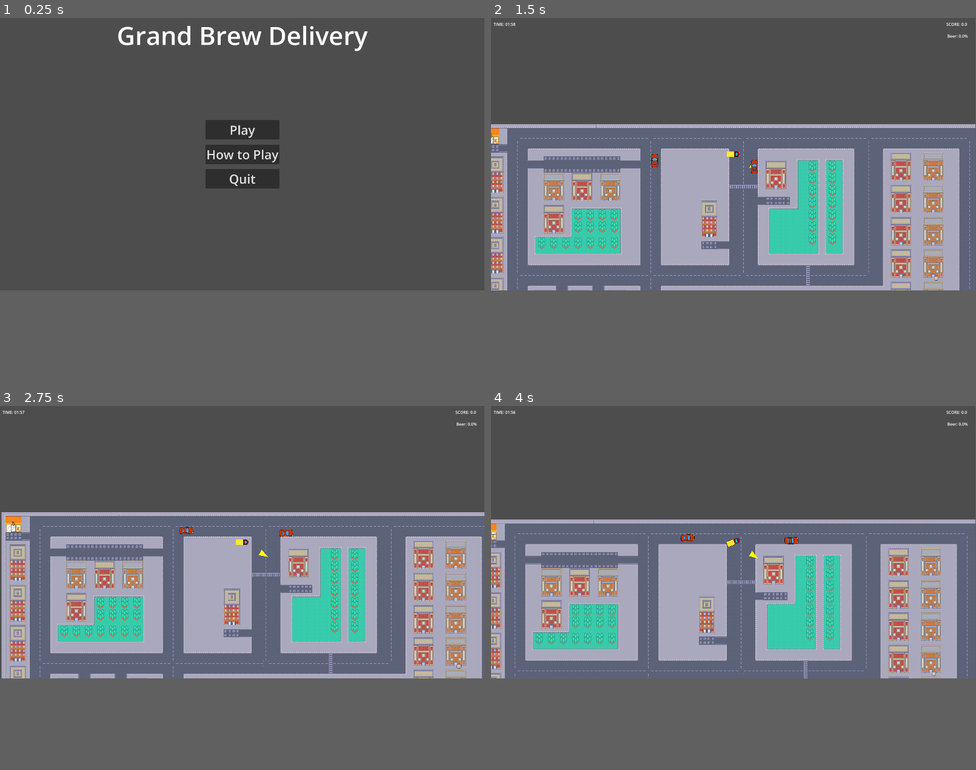
Above: before the commit, frames 1-4 (two rows, left to right).
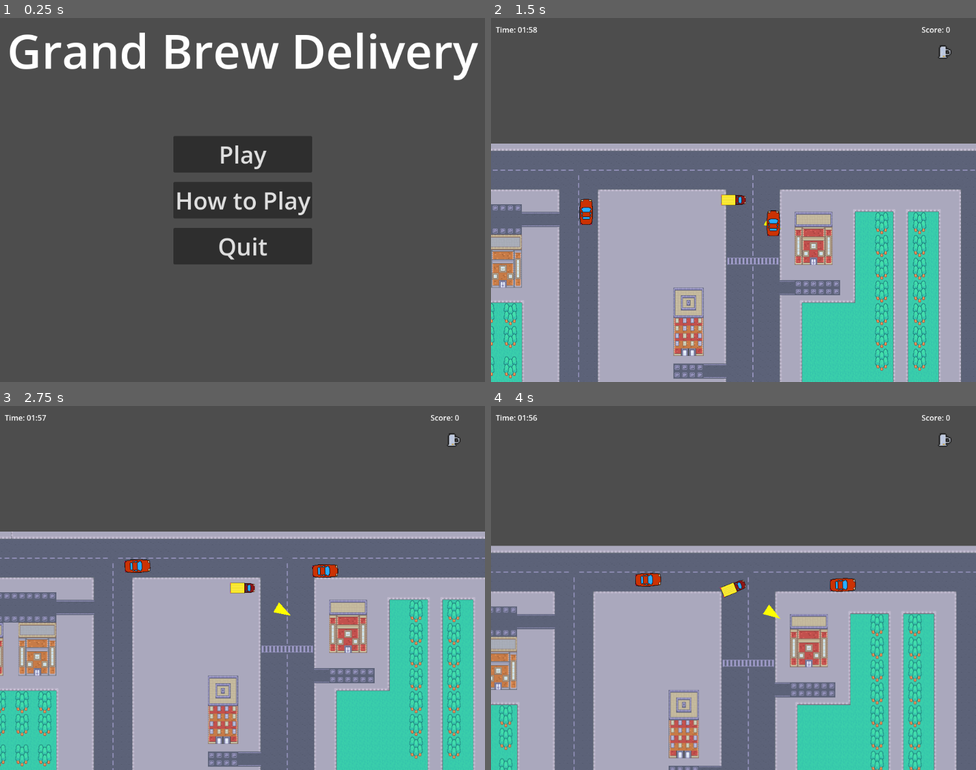
Above: after the commit, the same moments.

Repository: BastianTnd/grand-brew-delivery
Game: Godot game, scene res://Game/MainMenu/main_menu.tscn
Same seed, same stepped clock (60 frames per second), same inputs: the game is played once before the commit and once after it.
Inputs:
- Up to frame 1 (0.25 s): no input
- Up to frame 2 (1.5 s): click "Play" at 0.5 s; hold Right (ui_right) from 1.28 s (still down)
- Up to frame 3 (2.75 s): release Right (ui_right) at 2.03 s; hold Down (ui_down) from 2.03 s (still down)
- Up to frame 4 (4 s): release Down (ui_down) at 2.78 s; hold Right (ui_right) 2.78-3.53 s; hold Up (ui_up) from 3.53 s (still down)
The window is 799x449 before the commit and 800x600 after it. Grey fills any space a smaller window leaves; there, only what the larger window draws over its background counts as a difference.

The runs differ from the first frame. In frame 1, 13% of the frame differs, in the area x 2-99%, y 2-68%; in frame 2, 47%; in frame 3, 48%, in the area x 0-100%, y 0-100%; in frame 4, 45%.

Commit message:
- Added Beer-Icons to HUD - Fixed hud digits

Diff:
--- a/godot_project/Game/HUD/hud.gd
+++ b/godot_project/Game/HUD/hud.gd
@@ -1,12 +1,34 @@
 extends CanvasLayer
 
-@onready var time_label = $MarginContainerTime/TimeLabel
-@onready var score_label = $MarginContainerScore/ScoreLabel
+var score_label: Label
+var time_label: Label
+
+func _ready():
+	score_label = find_child("ScoreLabel", true, false) as Label
+	time_label = find_child("TimeLabel", true, false) as Label
+
+	if score_label == null:
+		print("WARNING: ScoreLabel not found!")
+	if time_label == null:
+		print("WARNING: TimeLabel not found!")
 
 func _process(_delta):
-	if ScoreManager:
-		var total_secs = int(ScoreManager.time_left)
-		var mins = total_secs / 60
-		var secs = total_secs % 60
-		time_label.text = "TIME: %02d:%02d" % [mins, secs]
-		score_label.text = "SCORE: " + str(round(ScoreManager.total_points))
+	update_display()
+
+func update_display():
+	# --- SCORE UPDATE ---
+	if score_label:
+		var current_score = ScoreManager.total_points
+		score_label.text = "Score: " + str(int(round(current_score)))
+
+	# --- TIMER UPDATE ---
+	if time_label:
+		var time_left = ScoreManager.time_left
+
+		if time_left < 0:
+			time_left = 0
+
+		var minutes = int(time_left / 60)
+		var seconds = int(fmod(time_left, 60))
+
+		time_label.text = "Time: %02d:%02d" % [minutes, seconds]
--- a/godot_project/Game/HUD/hud.tscn
+++ b/godot_project/Game/HUD/hud.tscn
@@ -1,6 +1,34 @@
 [gd_scene format=3 uid="uid://di2uirwf3eamg"]
 
 [ext_resource type="Script" uid="uid://bmrg6ie3ty0l6" path="res://Game/HUD/hud.gd" id="1_cinpd"]
+[ext_resource type="Texture2D" uid="uid://cec2h5dknjaqm" path="res://Game/Beer.png" id="2_on8bi"]
+[ext_resource type="Texture2D" uid="uid://dwmnk6nf2dmmc" path="res://Game/Beer_2.png" id="3_v1bms"]
+[ext_resource type="Texture2D" uid="uid://d3x11txj1p8x0" path="res://Game/Beer_3.png" id="4_e1s58"]
+[ext_resource type="Texture2D" uid="uid://ddog8xig25yvq" path="res://Game/Beer_4.png" id="5_1yp8c"]
+[ext_resource type="Texture2D" uid="uid://8kvqkjuvca8g" path="res://Game/Beer_5.png" id="6_b6lo0"]
+
+[sub_resource type="SpriteFrames" id="SpriteFrames_v1bms"]
+animations = [{
+"frames": [{
+"duration": 1.0,
+"texture": ExtResource("6_b6lo0")
+}, {
+"duration": 1.0,
+"texture": ExtResource("5_1yp8c")
+}, {
+"duration": 1.0,
+"texture": ExtResource("4_e1s58")
+}, {
+"duration": 1.0,
+"texture": ExtResource("3_v1bms")
+}, {
+"duration": 1.0,
+"texture": ExtResource("2_on8bi")
+}],
+"loop": false,
+"name": &"default",
+"speed": 5.0
+}]
 
 [node name="HUD" type="CanvasLayer" unique_id=2140511235 groups=["hud"]]
 script = ExtResource("1_cinpd")
@@ -39,6 +67,7 @@
 theme_override_constants/margin_top = 60
 theme_override_constants/margin_right = 30
 
-[node name="BeerLabel" type="Label" parent="MarginContainer" unique_id=1247891700]
-layout_mode = 2
-text = "Beer: 0%"
+[node name="BeerVisual" type="AnimatedSprite2D" parent="MarginContainer" unique_id=1737324907]
+position = Vector2(0, 70)
+scale = Vector2(2, 2)
+sprite_frames = SubResource("SpriteFrames_v1bms")
--- a/godot_project/Player/player.gd
+++ b/godot_project/Player/player.gd
@@ -5,20 +5,22 @@
 
 # --- Physics & Driving Behavior ---
 @export var engine_power = 1200.0
-@export var max_speed = 800.0         # Adjusted from 1500 for better playability
+@export var max_speed = 800.0
 @export var friction = 0.96
 @export var steering_angle = 30.0
 @export var normal_traction = 0.10
 
 # --- Beer Mechanics ---
 @export var max_beer = 100.0
+@export var unload_speed = 40.0
 var beer_level = 0.0
 var is_refilling = false
+var is_unloading = false
 var crash_cooldown = 0.0
 var has_filled_this_round = false
 
 # --- UI Reference ---
-var beer_label: Label
+var beer_visual: AnimatedSprite2D
 
 # --- Arrow Display ---
 @export var arrow_distance = 100.0
@@ -30,9 +32,9 @@
 
 	var hud_node = get_tree().get_first_node_in_group("hud")
 	if hud_node:
-		beer_label = hud_node.find_child("BeerLabel", true) as Label
+		beer_visual = hud_node.find_child("BeerVisual", true) as AnimatedSprite2D
 	else:
-		print("WARNING: 'hud' group not found! Check Node -> Groups in the Editor.")
+		print("WARNING: 'hud' group not found!")
 
 	beer_level_changed.connect(_on_beer_level_changed)
 	_on_beer_level_changed(beer_level)
@@ -40,7 +42,7 @@
 func _draw():
 	var target_pos = _get_current_target_position()
 
-	if target_pos != Vector2.ZERO and not is_refilling:
+	if target_pos != Vector2.ZERO and not (is_refilling or is_unloading):
 		var direction = global_position.direction_to(target_pos)
 		var angle = direction.angle() - global_rotation
 		var arrow_center = Vector2(arrow_distance, 0).rotated(angle)
@@ -55,28 +57,28 @@
 	if crash_cooldown > 0:
 		crash_cooldown -= delta
 
+	if is_unloading:
+		process_unloading(delta)
+
 	var move_input = Input.get_axis("ui_down", "ui_up")
 	var turn = Input.get_axis("ui_left", "ui_right")
 
-	# Handle stopping during refill/unload
-	if is_refilling:
+	# Car stands still while refilling or unloading
+	if is_refilling or is_unloading:
 		velocity = velocity.move_toward(Vector2.ZERO, 600 * delta)
 		move_input = 0
 		turn = 0
 
-	# --- Reverse Speed Logic ---
 	var current_power = engine_power
 	if move_input < 0:
 		current_power = engine_power * 0.3
 
-	# Acceleration
 	if move_input != 0:
 		var target_vel = transform.x * move_input * current_power
 		velocity = velocity.move_toward(target_vel, current_power * delta)
 	else:
 		velocity = velocity.move_toward(Vector2.ZERO, 300 * delta)
 
-	# Friction and Handling
 	velocity *= friction
 	var speed = velocity.length()
 	var is_forward = velocity.dot(transform.x) > 0
@@ -87,11 +89,9 @@
 		velocity = velocity.lerp(target_steering, normal_traction)
 		rotation = lerp_angle(rotation, velocity.angle() if is_forward else (velocity * -1).angle(), 10.0 * delta)
 
-	# Speed Limit
 	if speed > max_speed:
 		velocity = velocity.limit_length(max_speed)
 
-	# Collision and Crash Penalty
 	var collided = move_and_slide()
 	if collided and speed > 180:
 		apply_crash_penalty()
@@ -99,19 +99,17 @@
 	queue_redraw()
 
 func apply_crash_penalty():
-	if crash_cooldown <= 0 and beer_level > 0:
+	if crash_cooldown <= 0 and beer_level > 1.0:
 		var penalty = 10.0
-		beer_level = clamp(beer_level - penalty, 0, max_beer)
+		beer_level = clamp(beer_level - penalty, 1.0, max_beer)
 		beer_level_changed.emit(beer_level)
 		crash_cooldown = 1.2
 
 		var tween = create_tween()
 		tween.tween_property(self, "modulate", Color.RED, 0.1)
 		tween.tween_property(self, "modulate", Color.WHITE, 0.1)
-		print("CRASH! Beer spilled.")
 
 func _get_current_target_position() -> Vector2:
-	# 1. Collection Phase
 	if ScoreManager.items_collected < 3:
 		current_arrow_color = Color.YELLOW
 		var items = get_tree().get_nodes_in_group("collectibles")
@@ -122,13 +120,11 @@
 					closest = item
 			return closest.global_position
 
-	# 2. Refill Phase
 	elif not has_filled_this_round:
 		current_arrow_color = Color.ORANGE
 		var station = get_tree().get_first_node_in_group("brewing_station")
 		if station: return station.global_position
 
-	# 3. Delivery Phase
 	else:
 		current_arrow_color = Color.GREEN
 		var bar = get_tree().get_first_node_in_group("bar")
@@ -144,19 +140,32 @@
 		is_refilling = false
 		has_filled_this_round = true
 
-func unload_beer(amount):
-	if beer_level > 0:
-		is_refilling = true
-		var actual = amount if beer_level >= amount else beer_level
-		ScoreManager.add_points(actual)
-		beer_level -= actual
-		beer_level_changed.emit(beer_level)
-		if beer_level <= 0:
-			beer_level = 0
-			is_refilling = false
-			has_filled_this_round = false
-			ScoreManager.complete_delivery()
+func start_unloading():
+	if beer_level > 0 and has_filled_this_round:
+		is_unloading = true
+
+func process_unloading(delta):
+	var unload_amount = unload_speed * delta
+
+	if beer_level > unload_amount:
+		beer_level -= unload_amount
+		ScoreManager.add_points(unload_amount)
+	else:
+		var final_points = beer_level
+		if final_points > 0:
+			ScoreManager.add_points(final_points)
+
+		beer_level = 0.0
+		is_unloading = false
+		has_filled_this_round = false
+		ScoreManager.complete_delivery()
+
+	beer_level_changed.emit(beer_level)
+
+func unload_beer(_amount = 0):
+	start_unloading()
 
 func _on_beer_level_changed(new_value):
-	if beer_label:
-		beer_label.text = "Beer: " + str(round(new_value)) + "%"
+	if beer_visual:
+		var frame_idx = clampi(floor(new_value / 20.0), 0, 4)
+		beer_visual.frame = frame_idx
--- a/godot_project/project.godot
+++ b/godot_project/project.godot
@@ -13,7 +13,7 @@
 config/name="Grand Brew Delivery"
 run/main_scene="uid://dgt0l04fc5n87"
 config/features=PackedStringArray("4.6", "GL Compatibility")
-config/icon="uid://cshf71bo2ik60"
+config/icon="uid://cec2h5dknjaqm"
 
 [autoload]
 
@@ -21,8 +21,8 @@
 
 [display]
 
-window/size/viewport_width=1920
-window/size/viewport_height=1080
+window/size/viewport_width=1024
+window/size/viewport_height=768
 
 [physics]
 
Binary file added: godot_project/Game/Beer.png
Not shown, added: godot_project/Game/Beer.png.import
Binary file added: godot_project/Game/Beer_2.png
Not shown, added: godot_project/Game/Beer_2.png.import
Binary file added: godot_project/Game/Beer_3.png
Not shown, added: godot_project/Game/Beer_3.png.import
Binary file added: godot_project/Game/Beer_4.png
Not shown, added: godot_project/Game/Beer_4.png.import
Binary file added: godot_project/Game/Beer_5.png
Not shown, added: godot_project/Game/Beer_5.png.import
